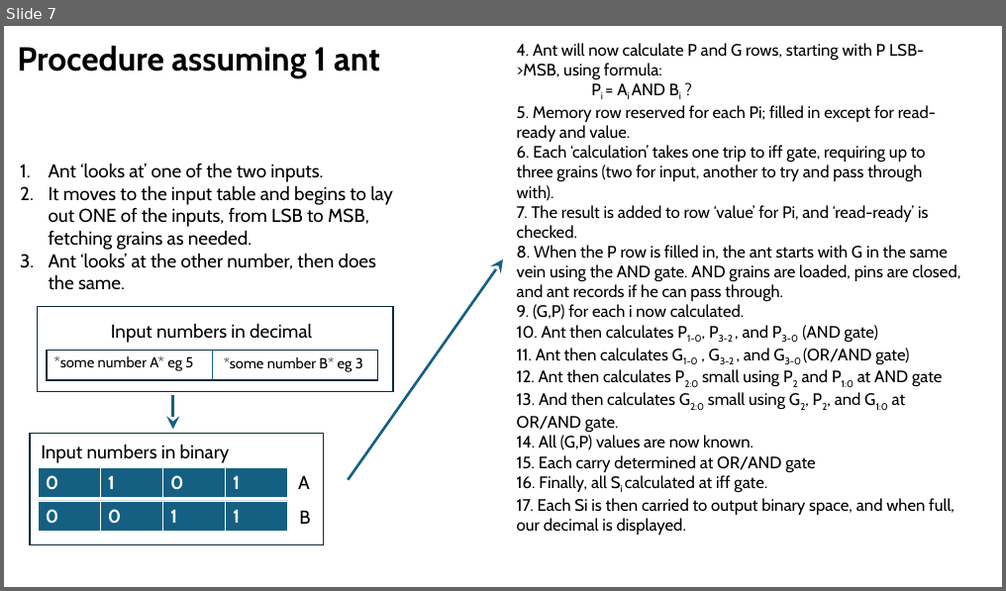
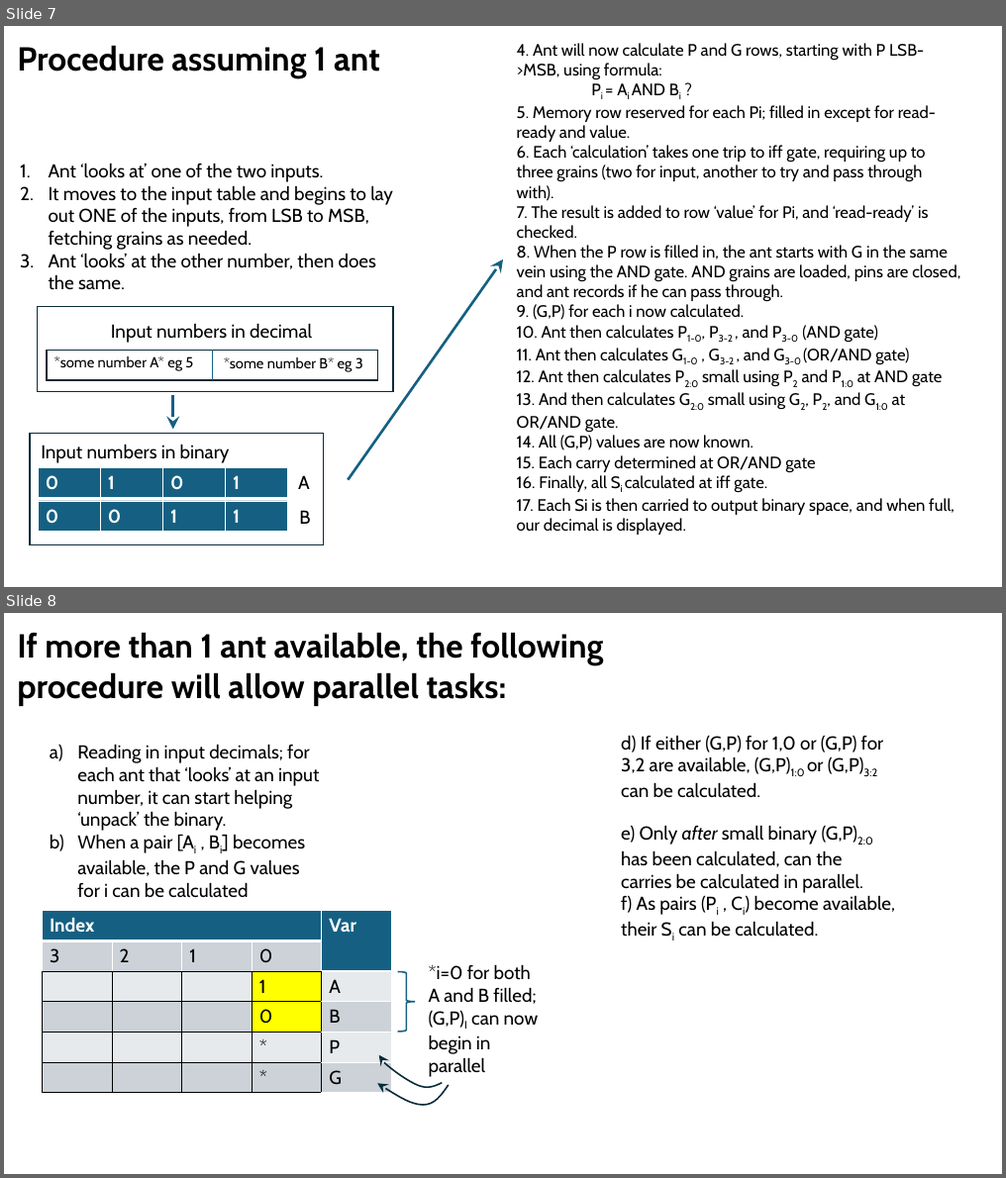
Before and after one commit to John-Cap/Ant-Colony-Calculator-Simulator, a slide deck: design/ant_board.pptx. Shown one above the other, each under a label of ours: slide 7 before the commit, slides 7 and 8 after it. The pictures are 1006x591 and 1006x1178 pixels, drawn with LibreOffice and Linux fonts; fonts in the diff are those of the drawing. Boxes give left, top, right and bottom in pixels: in the first picture for what was removed or moved away, otherwise in the second. Text is boxed around its words. In the diff, an @@ line names an element or a change of style, - is before the commit and + after.

```diff
--- a/design/ant_board.pptx
+++ b/design/ant_board.pptx
@@ slide 8 added at (4,613,1002,1174), background #FFFFFF @@
@@ text added at (17,632,603,706), 32 pt, text #000000, bold @@
+If more than 1 ant available, the following procedure will allow parallel tasks:
@@ text added at (77,744,319,898), 18 pt, text #000000 @@
+a) Reading in input decimals; for each ant that ‘looks’ at an input number, it can start helping ‘unpack’ the binary.
+b) When a pair [Ai , Bi] becomes available, the P and G values for i can be calculated
@@ text added at (621,735,884,798), 18 pt, text #000000 @@
+d) If either (G,P) for 1,0 or (G,P) for 3,2 are available, (G,P)1:0 or (G,P)3:2 can be calculated.
@@ text added at (621,825,895,937), 18 pt, text #000000 @@
+e) Only after small binary (G,P)2:0 has been calculated, can the carries be calculated in parallel.
+f) As pairs (Pi , Ci) become available, their Si can be calculated.
@@ table added at (43,911,390,1093), 6 rows, 5 columns @@
+Index |  |  |  | Var
+3 | 2 | 1 | 0 | 
+ |  |  | 1 | A
+ |  |  | 0 | B
+ |  |  | * | P
+ |  |  | * | G
@@ text added at (429,964,539,1077), 18 pt, text #000000 @@
+*i=0 for both A and B filled; (G,P)I can now begin in parallel
@@ right brace added at (398,972,415,1032), outline #156082 1.5 pt @@
@@ freeform shape added at (379,1056,442,1087), outline #092A39 1.5 pt @@
@@ freeform shape added at (377,1084,449,1106), outline #092A39 1.5 pt @@
```
Also in this commit, not shown: 2 slides changed, 1 other slide added, 2 slides removed.
